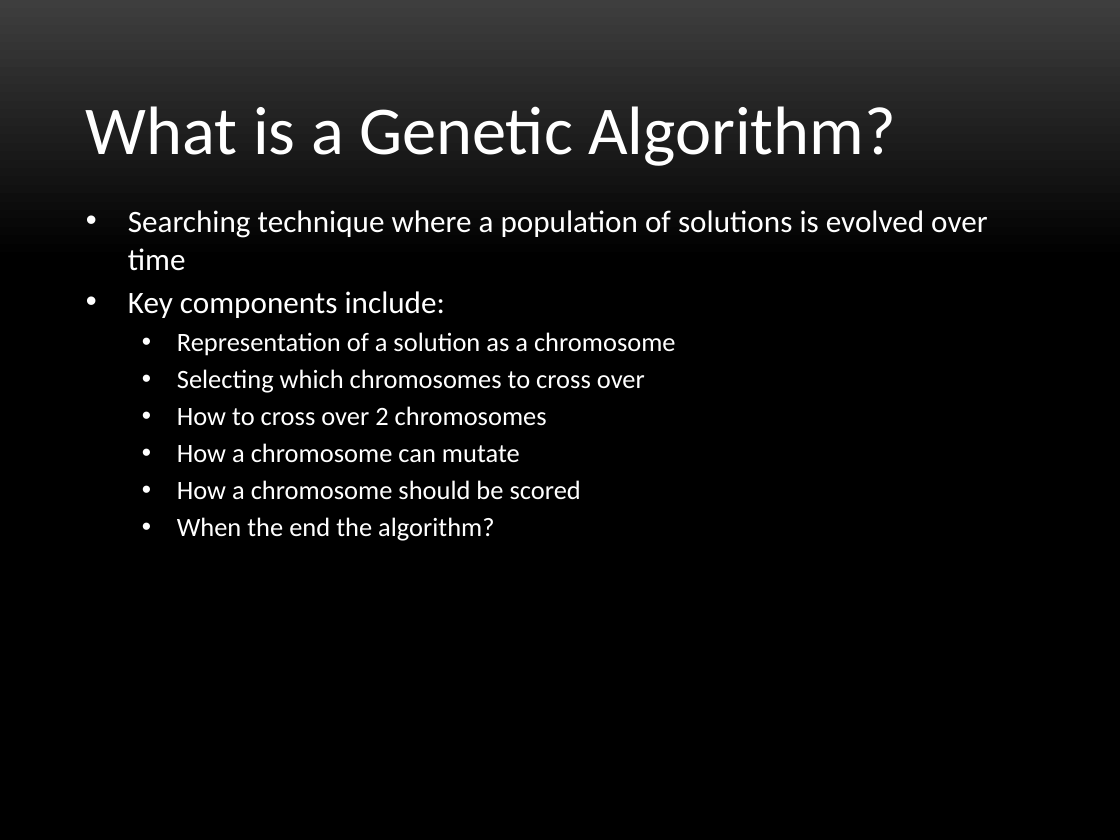
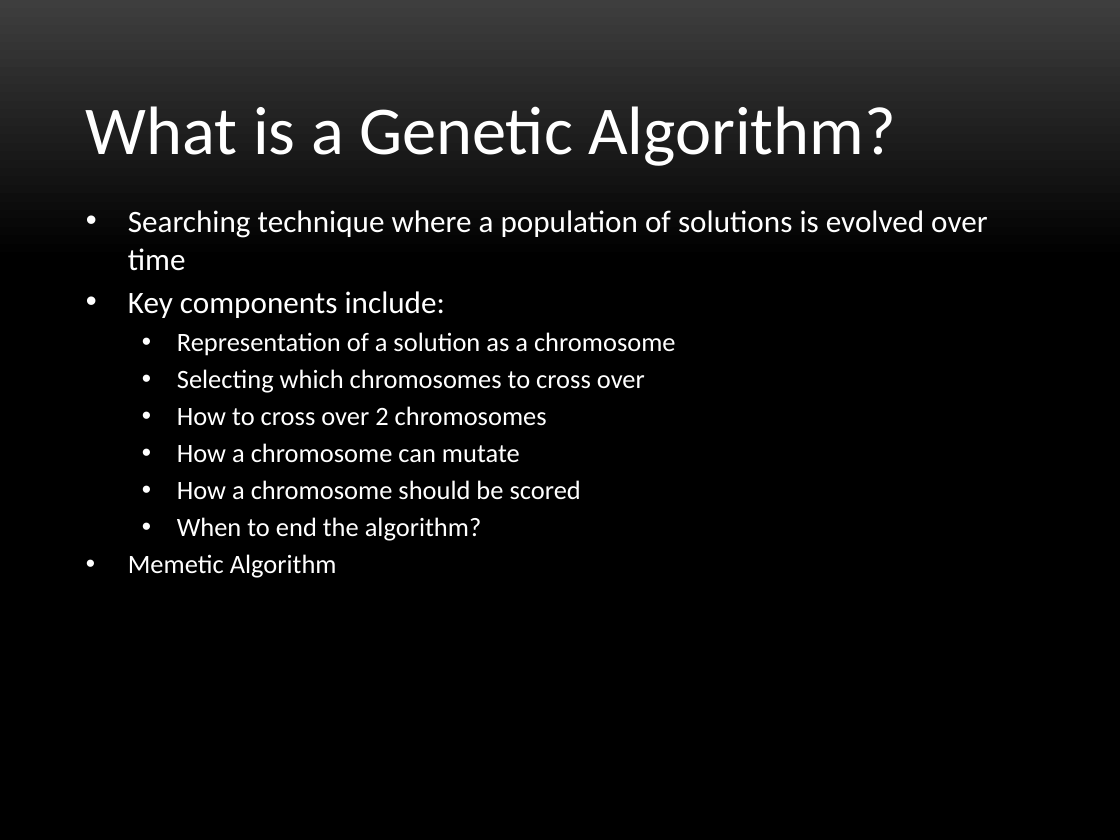
Before and after one commit to sb8244/GeneticMusicComposition, a slide deck: slide 5 of Ship Final Presentation - Digital Music Composition using Genetic Algorithms.pptx. Drawn at 1120x840 pixels with LibreOffice and Linux fonts; fonts in the diff are those of the drawing; background and template pictures are left out. Boxes give left, top, right and bottom in pixels: in the first picture for what was removed or moved away, otherwise in the second. Text is boxed around its words. In the diff, an @@ line names an element or a change of style, - is before the commit and + after.

Commit message:
Refactor presentation

```diff
--- a/Ship Final Presentation - Digital Music Composition using Genetic Algorithms.pptx
+++ b/Ship Final Presentation - Digital Music Composition using Genetic Algorithms.pptx
@@ text at [128, 517, 481, 578]: text changed @@
-  • When the end the algorithm?
+  • When to end the algorithm?
+• Memetic Algorithm
```
Also in this commit, not shown: 2 other slides changed, 1 other file.
